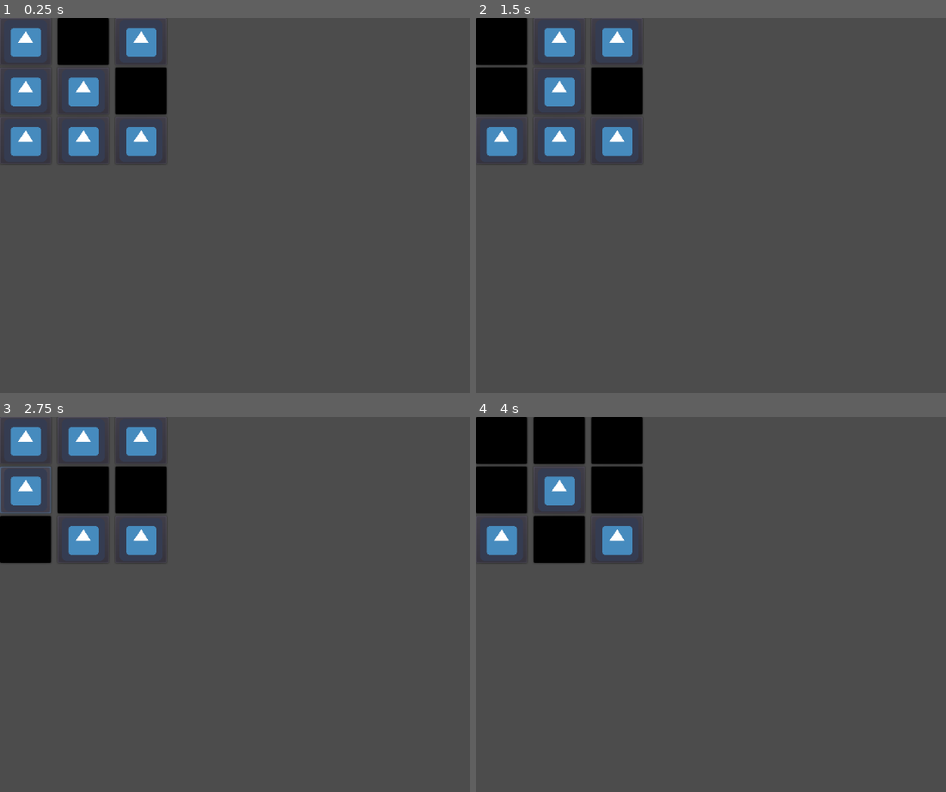
Above: before the commit, frames 1-4 (two rows, left to right).
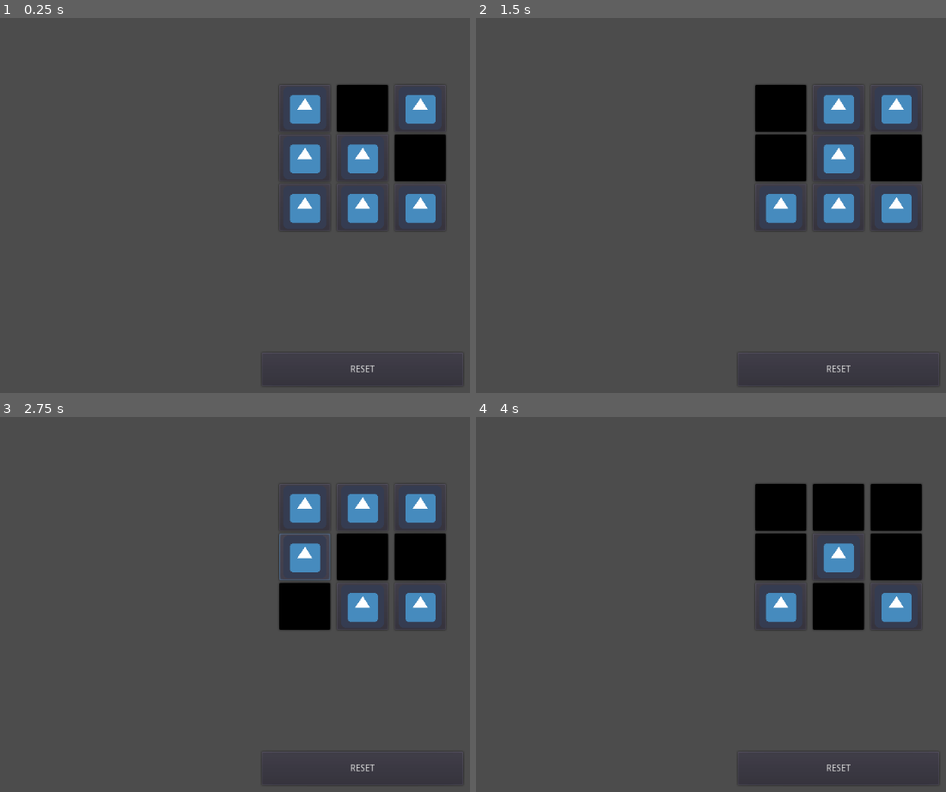
Above: after the commit, the same moments.

Repository: ayush1999-agarwal/SameColorTiles
Game: Godot game, scene res://GameScreen.tscn
Same seed, same stepped clock (60 frames per second), same inputs: the game is played once before the commit and once after it. The engine's default icon, where the game draws it, is replaced by a stand-in: a white triangle on a blue panel in a dark square.
Inputs (mouse positions are in pixels of both pictures, inside the frame that each line leads up to; where the layout moved, square brackets give the same spot in the first picture):
- Up to frame 1 (0.25 s): no input
- Up to frame 2 (1.5 s): click (837, 370) at 0.5 s, where only the run after the commit has a clickable "RESET"; click (781, 108) [499, 40] at 1.25 s
- Up to frame 3 (2.75 s): click (305, 555) [23, 488] at 2 s
- Up to frame 4 (4 s): click (781, 608) [499, 540] at 2.75 s; click (837, 507) [560, 439] at 3.5 s

The runs differ from the first frame. In frame 1, 13% of the frame differs, in the area x 0-97%, y 0-98%; in frame 2, 15%; in frame 3, 15%; in frame 4, 20%.

Commit message:
Reset Game Board Functionality added

Diff:
--- /dev/null
+++ b/SameColorTiles/GameScreen.gd
@@ -0,0 +1,5 @@
+extends Node2D
+onready var gridController : GridController = $GridController as GridController
+
+func _on_ResetButton_pressed():
+	gridController.ResetGameBoard()
--- a/SameColorTiles/GameScreen.tscn
+++ b/SameColorTiles/GameScreen.tscn
@@ -1,11 +1,13 @@
-[gd_scene load_steps=5 format=2]
+[gd_scene load_steps=6 format=2]
 
 [ext_resource path="res://GridController.gd" type="Script" id=1]
 [ext_resource path="res://GridRow.gd" type="Script" id=2]
 [ext_resource path="res://GridColumn.gd" type="Script" id=3]
 [ext_resource path="res://icon.png" type="Texture" id=4]
+[ext_resource path="res://GameScreen.gd" type="Script" id=5]
 
 [node name="GameScreen" type="Node2D"]
+script = ExtResource( 5 )
 
 [node name="GridController" type="Node2D" parent="."]
 script = ExtResource( 1 )
@@ -13,17 +15,32 @@
 colorCodes = [ Color( 1, 1, 1, 1 ), Color( 0, 0, 0, 1 ) ]
 
 [node name="GridRow" type="HBoxContainer" parent="GridController"]
-margin_right = 40.0
-margin_bottom = 40.0
+margin_right = 248.0
+margin_bottom = 218.0
 custom_constants/separation = 10
 script = ExtResource( 2 )
 
 [node name="GridColumn" type="VBoxContainer" parent="GridController/GridRow"]
 margin_right = 76.0
-margin_bottom = 70.0
+margin_bottom = 218.0
 script = ExtResource( 3 )
 
 [node name="GridButton_0_0" type="Button" parent="GridController/GridRow/GridColumn"]
 margin_right = 76.0
 margin_bottom = 70.0
 icon = ExtResource( 4 )
+
+[node name="CanvasLayer" type="CanvasLayer" parent="."]
+
+[node name="ResetButton" type="Button" parent="CanvasLayer"]
+anchor_left = 0.527
+anchor_top = 1.0
+anchor_right = 0.527
+anchor_bottom = 1.0
+margin_left = -149.648
+margin_top = -100.0
+margin_right = 150.352
+margin_bottom = -50.0
+text = "RESET"
+
+[connection signal="pressed" from="CanvasLayer/ResetButton" to="." method="_on_ResetButton_pressed"]
--- a/SameColorTiles/GridController.gd
+++ b/SameColorTiles/GridController.gd
@@ -1,11 +1,12 @@
 extends Node2D
+class_name GridController
 
 export var gridSize : int
 export var colorCodes: Array
 
 onready var gridRow : GridRow = $GridRow
-
 var gridPerBoxState : Array
+var startGridStatePerBox : Array
 var lightColorCount : int
 
 func _ready():
@@ -17,6 +18,12 @@
 			button.connect("pressed", self, "_on_GridButton_pressed", [button])
 
 	_generateStartingGrid()
+	_positionGrid()
+
+func _positionGrid():
+	#Position the grid at the center of screen horizontally
+	print("Calculated grid length: " + str(gridRow.get_size()))
+	set_position(Vector2(540 - gridRow.get_size().x/2, 100))
 
 func _generateStartingGrid():
 	for i in pow(gridSize,2):
@@ -33,6 +40,8 @@
 				lightColorCount += 1
 				randColorId = 0
 		gridPerBoxState.append(randColorId)
+		#Saving start state for reset functionality
+		startGridStatePerBox.append(randColorId)
 		gridRow.get_child(i / gridSize).get_child(i % gridSize).modulate = colorCodes[randColorId]
 
 func _on_GridButton_pressed(which : Button):
@@ -57,3 +66,9 @@
 		lightColorCount += 1
 	else:
 		lightColorCount -= 1
+
+func ResetGameBoard():
+	gridPerBoxState = []
+	for i in pow(gridSize,2):
+		gridRow.get_child(i / gridSize).get_child(i % gridSize).modulate = colorCodes[startGridStatePerBox[i]]
+		gridPerBoxState.append(startGridStatePerBox[i])
--- a/SameColorTiles/project.godot
+++ b/SameColorTiles/project.godot
@@ -14,6 +14,11 @@
 "language": "GDScript",
 "path": "res://GridColumn.gd"
 }, {
+"base": "Node2D",
+"class": "GridController",
+"language": "GDScript",
+"path": "res://GridController.gd"
+}, {
 "base": "HBoxContainer",
 "class": "GridRow",
 "language": "GDScript",
@@ -21,6 +26,7 @@
 } ]
 _global_script_class_icons={
 "GridColumn": "",
+"GridController": "",
 "GridRow": ""
 }
 
